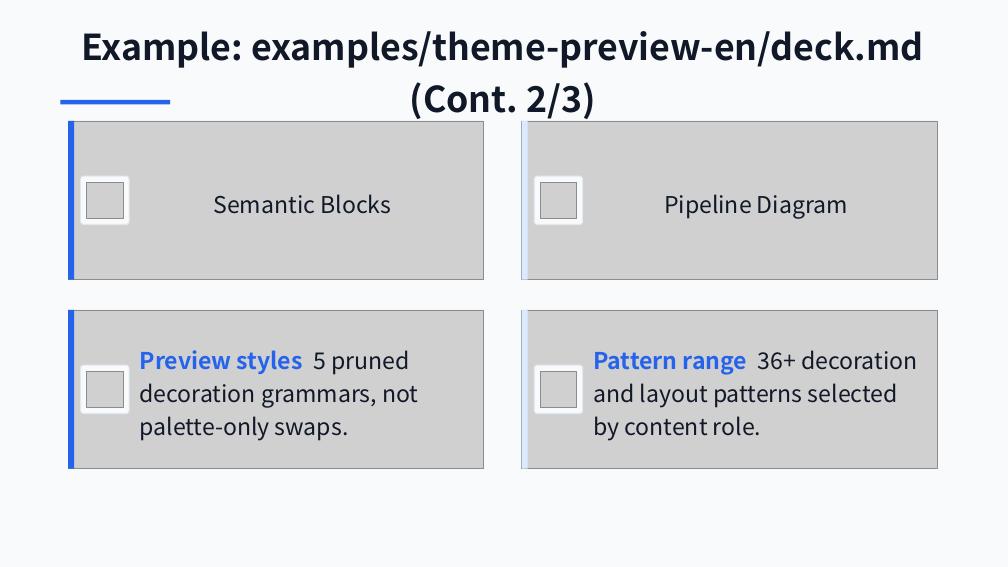
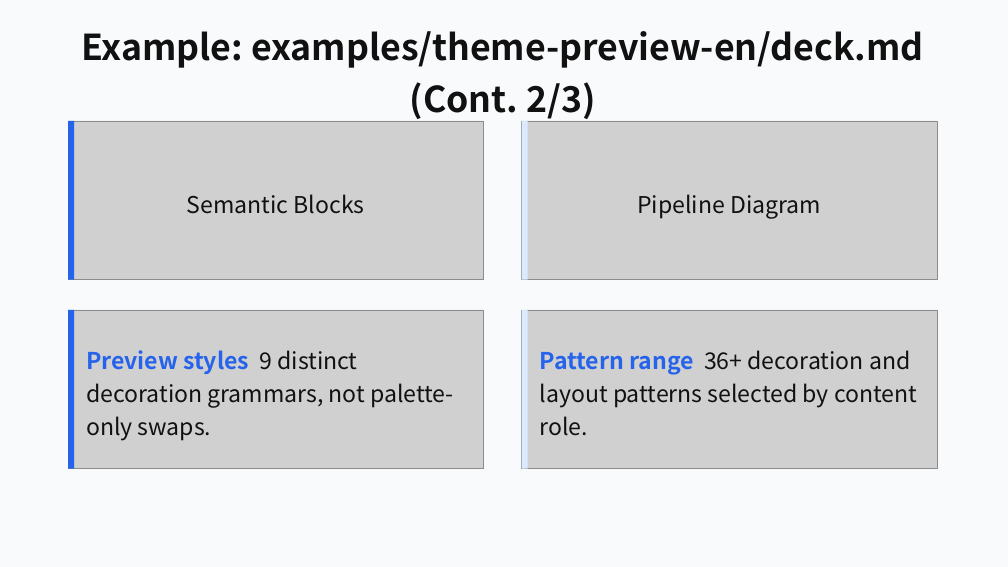
Before and after one commit to ch040602/mdpr-skill, a slide deck: slide 32 of artifacts/mdpr-vs-skill/mdpr-baseline-result.pptx (slide 43 before the commit). Drawn at 1008x567 pixels with LibreOffice and Linux fonts; fonts in the diff are those of the drawing; grey boxes stand for pictures. Boxes give left, top, right and bottom in pixels: in the first picture for what was removed or moved away, otherwise in the second. Text is boxed around its words. In the diff, an @@ line names an element or a change of style, - is before the commit and + after.

```diff
--- a/artifacts/mdpr-vs-skill/mdpr-baseline-result.pptx
+++ b/artifacts/mdpr-vs-skill/mdpr-baseline-result.pptx
@@ rectangle removed at [60, 100, 170, 104] @@
@@ rounded rectangle removed at [81, 176, 129, 225] @@
@@ rounded rectangle removed at [535, 176, 583, 225] @@
@@ text "Semantic Blocks": place and size @@
-text "Semantic Blocks" at [213, 194, 391, 214]
+text "Semantic Blocks" at [187, 194, 365, 214]
@@ picture removed at [87, 182, 123, 219] @@
@@ text colour #111827 to #111111 in 3 elements at [81, 31, 924, 122], [187, 194, 365, 214], [637, 194, 821, 219] @@
@@ text "Pipeline Diagram": place and size @@
-text "Pipeline Diagram" at [664, 194, 848, 219]
+text "Pipeline Diagram" at [637, 194, 821, 219]
@@ picture removed at [541, 182, 577, 219] @@
@@ text "Pattern range 36+ decoration and ...": place and size @@
-text "Pattern range 36+ decoration and ..." at [593, 350, 917, 441]
+text "Pattern range 36+ decoration and ..." at [540, 350, 917, 436]
@@ text "Pattern range 36+ decoration and ..." at [540, 350, 917, 436]: text colour #111827 to #111111 in "36+ decoration and layout patterns selected by ..." @@
@@ text at [86, 350, 453, 441]: text changed; text colour #111827 to #111111 @@
-Preview styles 5 pruned decoration grammars, not palette-only swaps.
+Preview styles 9 distinct decoration grammars, not palette-only swaps.
@@ rounded rectangle removed at [81, 365, 129, 414] @@
@@ picture removed at [87, 371, 123, 408] @@
@@ rounded rectangle removed at [535, 365, 583, 414] @@
@@ picture removed at [541, 371, 577, 408] @@
```
Also in this commit, not shown: 32 other slides changed, 2 slides added, 13 slides removed, 22 other files.
